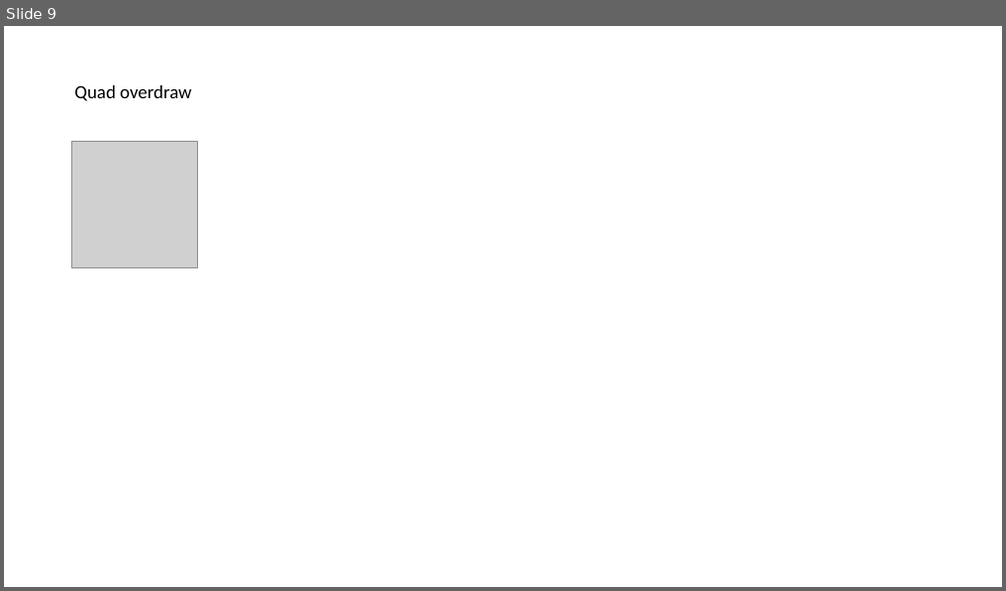
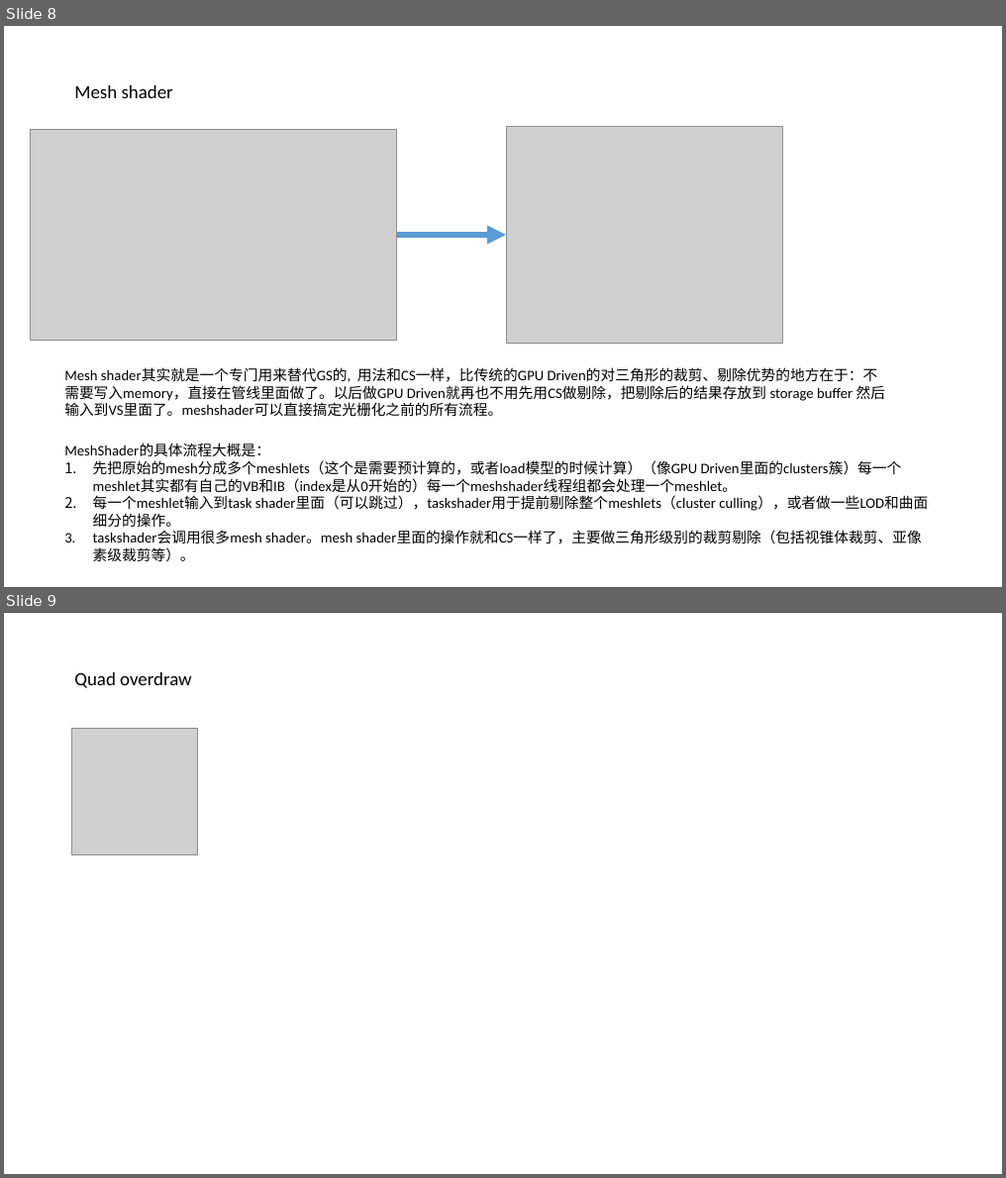
Before and after one commit to Tianji95/CG_learning_note, a slide deck: UE5_ppt/nanite简析.pptx. Shown one above the other, each under a label of ours: slide 9 before the commit, slides 8 and 9 after it. The pictures are 1006x591 and 1006x1178 pixels, drawn with LibreOffice and Linux fonts; fonts in the diff are those of the drawing; grey boxes stand for pictures. Boxes give left, top, right and bottom in pixels: in the first picture for what was removed or moved away, otherwise in the second. Text is boxed around its words. In the diff, an @@ line names an element or a change of style, - is before the commit and + after.

```diff
--- a/UE5_ppt/nanite简析.pptx
+++ b/UE5_ppt/nanite简析.pptx
@@ slide 8 added at box(4, 26, 1002, 587), background #FFFFFF @@
@@ text added at box(74, 85, 173, 98), 18 pt, text #000000 @@
+Mesh shader
@@ picture added at box(30, 130, 396, 341) @@
@@ picture added at box(506, 126, 782, 344) @@
@@ arrow added from (397, 235) to (506, 235), #5B9BD5 6 pt @@
@@ text added at box(64, 368, 885, 417), 14 pt, text #000000 @@
+Mesh shader其实就是一个专门用来替代GS的, 用法和CS一样，比传统的GPU Driven的对三角形的裁剪、剔除优势的地方在于：不需要写入memory，直接在管线里面做了。以后做GPU Driven就再也不用先用CS做剔除，把剔除后的结果存放到 storage buffer 然后输入到VS里面了。meshshader可以直接搞定光栅化之前的所有流程。
@@ text added at box(64, 444, 928, 563), 14 pt, text #000000 @@
+MeshShader的具体流程大概是：
+1. 先把原始的mesh分成多个meshlets（这个是需要预计算的，或者load模型的时候计算）（像GPU Driven里面的clusters簇）每一个meshlet其实都有自己的VB和IB（index是从0开始的）每一个meshshader线程组都会处理一个meshlet。
+2. 每一个meshlet输入到task shader里面（可以跳过），taskshader用于提前剔除整个meshlets（cluster culling），或者做一些LOD和曲面细分的操作。
+3. taskshader会调用很多mesh shader。mesh shader里面的操作就和CS一样了，主要做三角形级别的裁剪剔除（包括视锥体裁剪、亚像素级裁剪等）。
```
Also in this commit, not shown: 5 slides changed, 7 other slides added, 3 slides removed.
